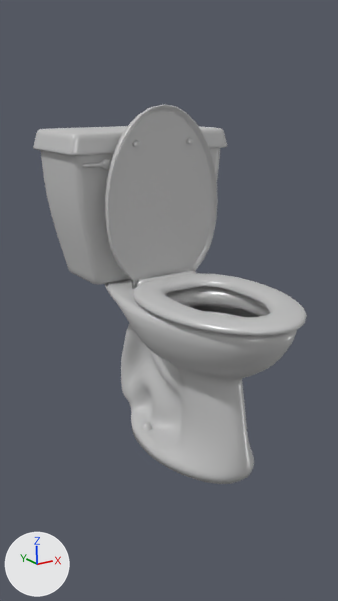
What one commit did to the Blender file TeamMergeConflict_Subject42/Assets/Models/Level1/Bath/Toilet_new.blend.
One viewpoint serves both versions: the file's camera 'Camera'. The axes (+X, +Y, +Z) are drawn at lower left. The lights are the same throughout.

In view in the first picture: 'Toilet'.
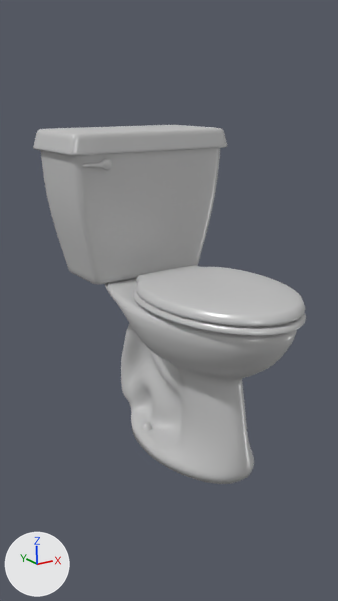
What changed in the scene script:
```text
Change me_circle_011:
    used by ob_toilet; parent = ob_toilet_master; location = (0.0, 0.0, 0.0)
    remove me_circle_011.from_pydata(...)  # 5633 vertices, 5504 faces, 12 loose edges; spans x -11.5..11.5, y -21.5..15.4, z 0.0..42.4
    add me_circle_011.from_pydata(...)  # 5495 vertices, 5364 faces, 12 loose edges; spans x -11.5..11.5, y -21.5..15.4, z 0.0..39.4
    me_circle_011 part 1: a new loose piece of 496 vertices spanning x -8.1..8.1, y -21.2..0.9, z 21.1..23.0, in mat_ceramic
    me_circle_011 part 2: the loose piece of 560 vertices spanning x -8.1..8.1, y 0.8..2.8, z 20.4..42.4 is deleted
    me_circle_011 part 3: the loose piece of 11 vertices spanning x -4.3..-3.4, y 1.4..2.4, z 37.7..38.5 is deleted
    me_circle_011 part 4
    52 vertices are removed from x -8.2..8.2, y -21.5..0.0, z 21.0..21.2
    82 faces are deleted
    36 new faces join them
```

Pixel boxes [x1, y1, x2, y2] of what changed, in the pictures (338 x 601 px):
'Toilet', reshaped
    before: [33, 104, 307, 484]
    after: [33, 125, 306, 484]
part 1 of me_circle_011, added
    after: [136, 265, 305, 327]
part 2 of me_circle_011, deleted
    before: [105, 104, 218, 289]
part 3 of me_circle_011, deleted
    before: [132, 139, 140, 147]
part 4 of me_circle_011, cut back
    before: [133, 288, 307, 335]
    after: [133, 288, 306, 335]
